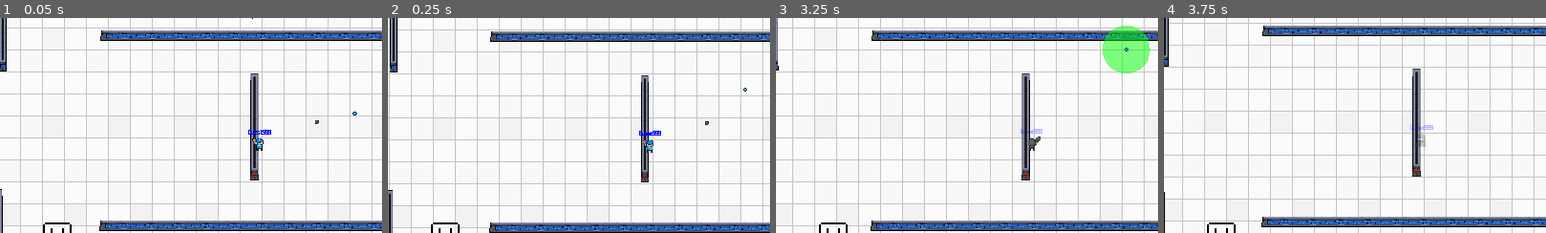
Above: before the commit, frames 1-4 (left to right).
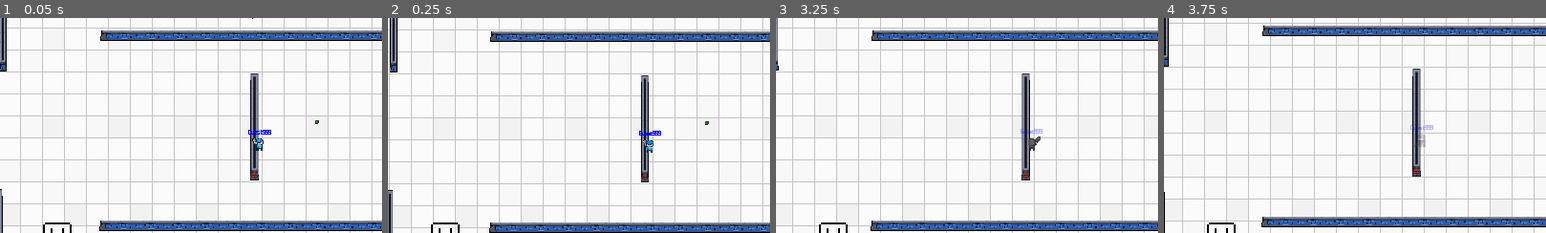
Above: after the commit, the same moments.

Repository: MarshallJDem/SuperCTF
Game: Godot game, scene res://GameContent/Main.tscn
Same seed, same stepped clock (60 frames per second), same inputs: the game is played once before the commit and once after it. This scene is started directly instead of the project's main scene. Sound files missing from this copy of the repository are replaced by a short silence.
Inputs (mouse positions are % of the whole screen's width and height, from its top left):
- Up to frame 1 (0.05 s): no input
- Up to frame 2 (0.25 s): no input
- Up to frame 3 (3.25 s): click (15, 63) at 0.52 s; type "12" at 0.6 s; tap Enter at 1.25, 2.75 s; move the mouse to (72, 45) at 1.27 s; press the mouse at (72, 45) at 1.28 s; hold Right 1.28-2.03 s; tap Space at 1.52, 2, 2.27 s; move the mouse to (30, 55) at 2.02 s; release the mouse at (30, 55) at 2.03 s; hold Down 2.03-2.78 s; right-click (30, 55) at 2.1 s; move the mouse to (60, 28) at 2.77 s; hold Right from 2.78 s (still down); hold E from 2.78 s (still down)
- Up to frame 4 (3.75 s): move the mouse to (45, 70) at 3.52 s; release Right at 3.53 s; release E at 3.53 s; hold Up from 3.53 s (still down); tap Shift at 3.6 s
The pictures show only the part of the screen within x 16-66%, y 21-71%; the shares and areas given below are measured in that part.

The runs differ from the first frame. In frame 1, less than 0.1% of the frame differs, in the area x 92-94%, y 43-46%; in frame 2, less than 0.1%; in frame 3, 2.2%, in the area x 85-98%, y 3-26%; in frame 4, nothing differs.

Commit message:
Fixed infinte loop glitch

Diff:
--- a/GameContent/Main.tscn
+++ b/GameContent/Main.tscn
@@ -24,7 +24,6 @@
 [ext_resource path="res://Assets/Sound/score.wav" type="AudioStream" id=22]
 [ext_resource path="res://Assets/Sound/Countdown.wav" type="AudioStream" id=23]
 [ext_resource path="res://GameContent/Maps/TehoMap1.tscn" type="PackedScene" id=24]
-[ext_resource path="res://GameContent/Demo.tscn" type="PackedScene" id=25]
 
 [sub_resource type="StyleBoxFlat" id=1]
 bg_color = Color( 0, 0, 0, 0.145098 )
@@ -379,9 +378,6 @@
 [node name="Landmine" parent="." instance=ExtResource( 19 )]
 position = Vector2( 134.896, -28.7495 )
 
-[node name="Demo" parent="." instance=ExtResource( 25 )]
-position = Vector2( 214.22, -33.1616 )
-
 [node name="Camera2D" type="Camera2D" parent="."]
 zoom = Vector2( 4, 4 )
 
--- a/GameContent/Weapon_Node.gd
+++ b/GameContent/Weapon_Node.gd
@@ -155,6 +155,7 @@
 
 	# Initialize Bullet
 	var node = Demo.instance();
+	node.original_time_shot = OS.get_system_time_msecs() - Globals.match_start_time;
 	node.position = start_pos;
 	node.direction = direction;
 	node.team_id = player.team_id;
Not shown: 1 places in GameContent/Main.tscn that only renumber resources
